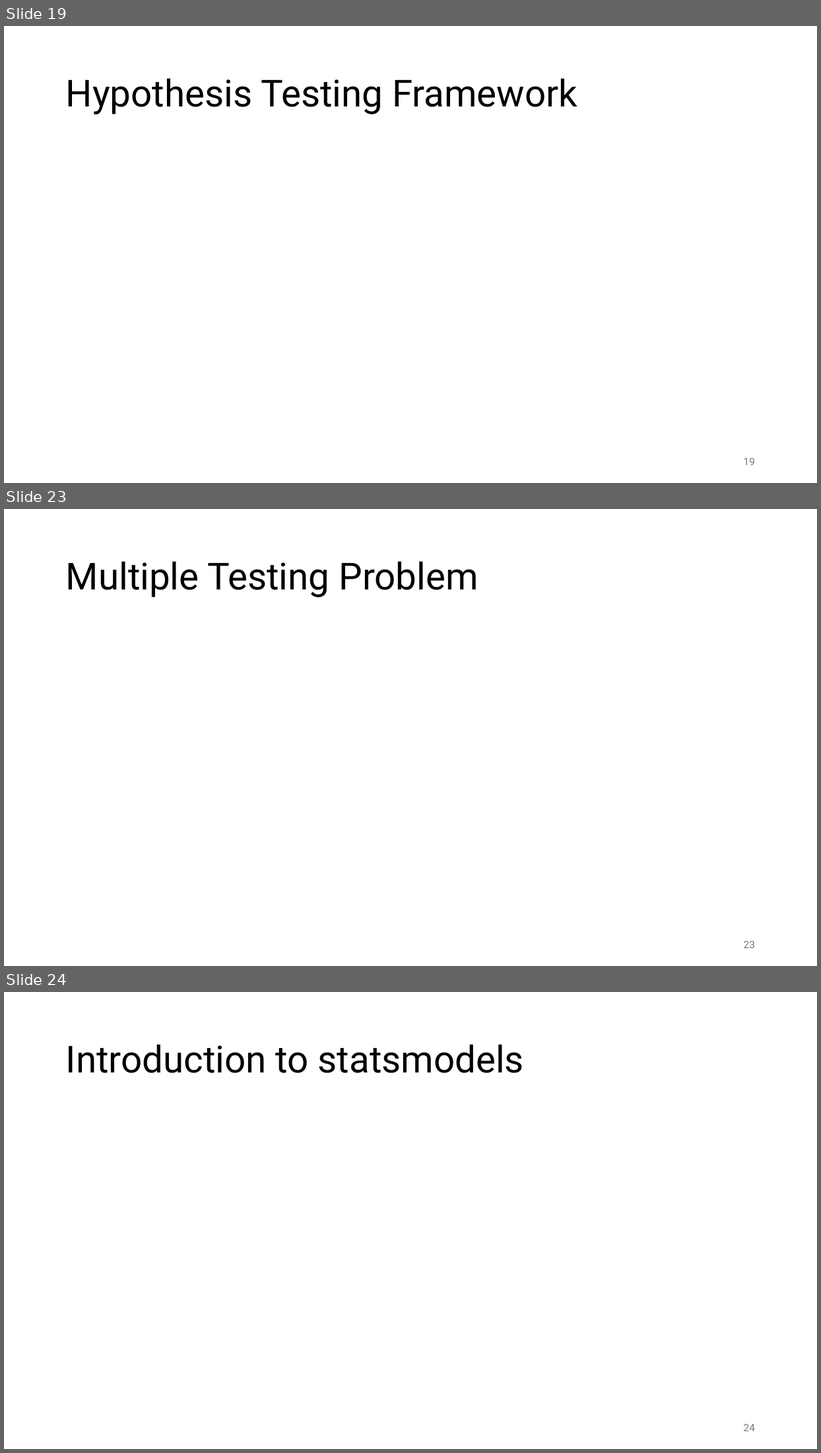
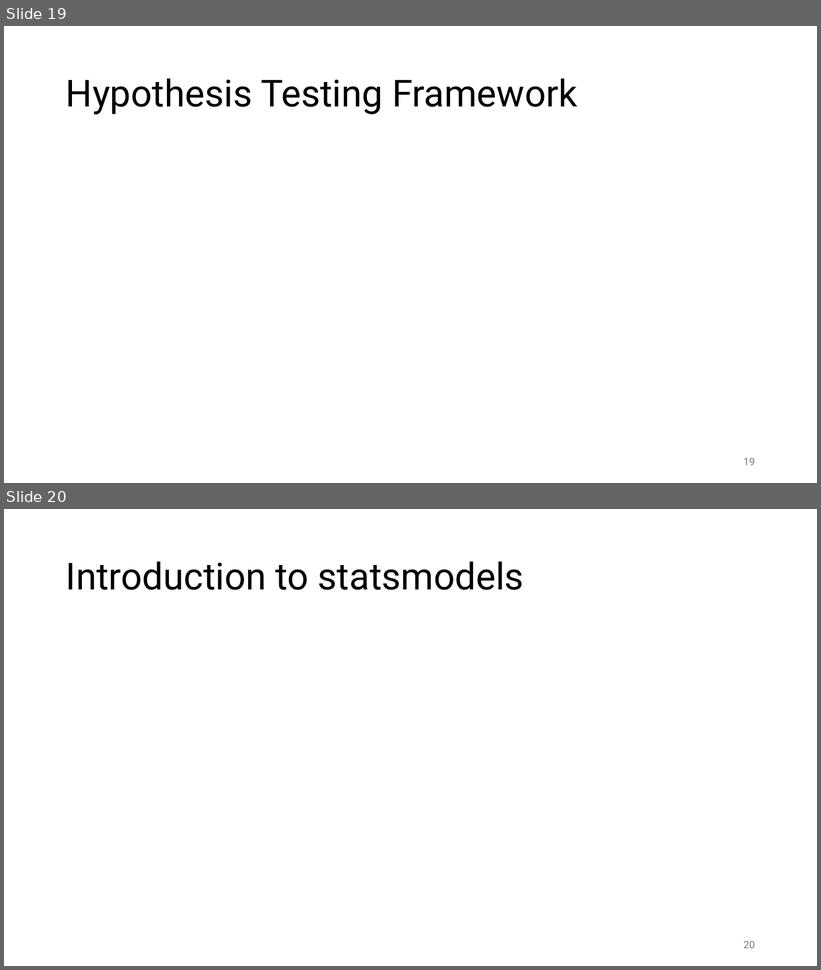
Before and after one commit to FelixWick/data_science, a slide deck: slides/4_statistical_inference.pptx. Shown one above the other, each under a label of ours: slides 19, 23 and 24 before the commit, slides 19 and 20 after it; the slides between them are not shown. The pictures are 821x1453 and 821x970 pixels, drawn with LibreOffice and Linux fonts; fonts in the diff are those of the drawing. Boxes give left, top, right and bottom in pixels: in the first picture for what was removed or moved away, otherwise in the second. Text is boxed around its words. In the diff, an @@ line names an element or a change of style, - is before the commit and + after.

```diff
--- a/slides/4_statistical_inference.pptx
+++ b/slides/4_statistical_inference.pptx
@@ slide 23 removed at (x1=4, y1=509, x2=817, y2=966), background #FFFFFF @@
@@ title removed at (x1=66, y1=561, x2=479, y2=597) @@
-Multiple Testing Problem
@@ page number removed at (x1=744, y1=941, x2=755, y2=949) @@
-23
@@ what was slide 24 is now slide 20 @@
@@ page number at (x1=744, y1=941, x2=755, y2=949): text changed @@
-24
+20
```
Also in this commit, not shown: 3 slides added, 7 other slides removed, 6 other files.
